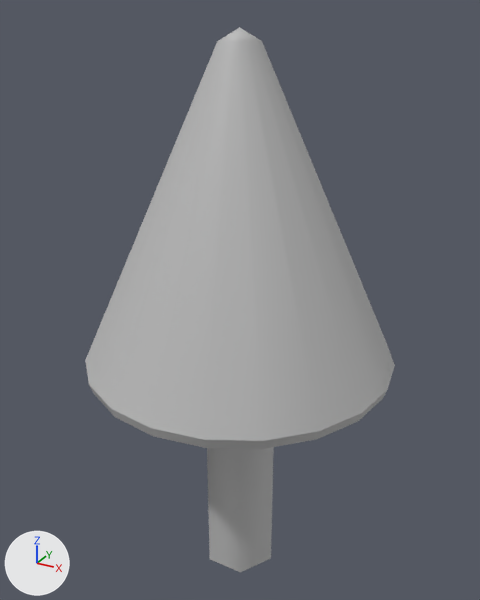
One commit to the FBX model Assets/Project/Models/SM_Tree_2.fbx: the scene before it, then after it.
One viewpoint serves both versions: a 50 mm lens placed at (0.00649, -0.01179, 0.01295), pointed at (-0.00013, 0.00024, 0.00693). Arrows for +X, +Y and +Z are at lower left; the lights stay in place. Where no turn or scale is listed for an object, it has been applied to the vertices.
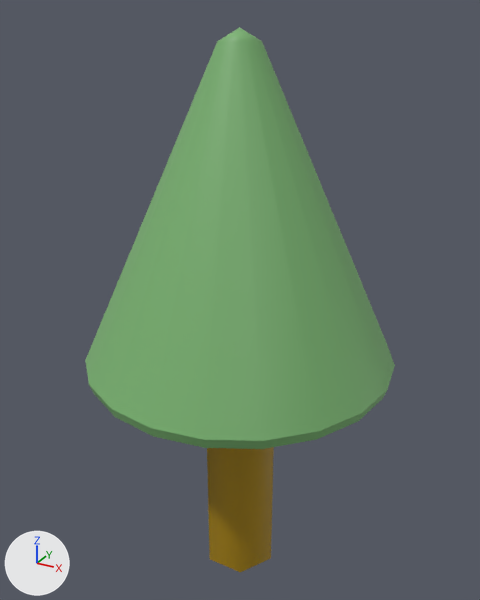
Location of each change, (x1, y1, x2, y2) in pixels of the pictures (480 x 600 px):
part 1 of me_mesh, recoloured
    both: (207, 447, 274, 572)
part 2 of me_mesh, recoloured (grey to green)
    both: (89, 385, 387, 449)
part 3 of me_mesh, recoloured (grey to green)
    both: (85, 41, 395, 441)
part 4 of me_mesh, recoloured (grey to green)
    both: (218, 27, 261, 42)

The change in detail:
Material 'M_Baumstamm' (mat_m_baumstamm) is new.
Its base color is (0.375, 0.221, 0.0) (yellow #a58100).
Material 'M_Laub' (mat_m_laub) is new.
Its base color is (0.195, 0.451, 0.166) (green #7ab371).
me_mesh has 95 vertices, 112 faces and spans x -0.00346..0.00346, y -0.00346..0.00346, z 0.0..0.01261.
me_mesh is used by ob_pcylinder4; location (0.0, 0.0, 0.0).
me_mesh part 1: all 12 faces centred in x -0.00068..0.00069, y -0.00079..0.00079, z 0.00447..0.00894 switch from mat_lambert1 (grey #bcbcbc) to mat_m_baumstamm (yellow #a58100).
me_mesh part 2: all 60 faces centred in x -0.00334..0.00334, y -0.00334..0.00334, z 0.00544..0.00565 switch from mat_lambert1 (grey #bcbcbc) to mat_m_laub (green #7ab371).
me_mesh part 3: all 20 faces centred in x -0.00189..0.00189, y -0.00189..0.00189, z 0.00907 switch from mat_lambert1 (grey #bcbcbc) to mat_m_laub (green #7ab371).
me_mesh part 4: all 20 faces centred in x -0.00028..0.00028, y -0.00028..0.00028, z 0.01245 switch from mat_lambert1 (grey #bcbcbc) to mat_m_laub (green #7ab371).
